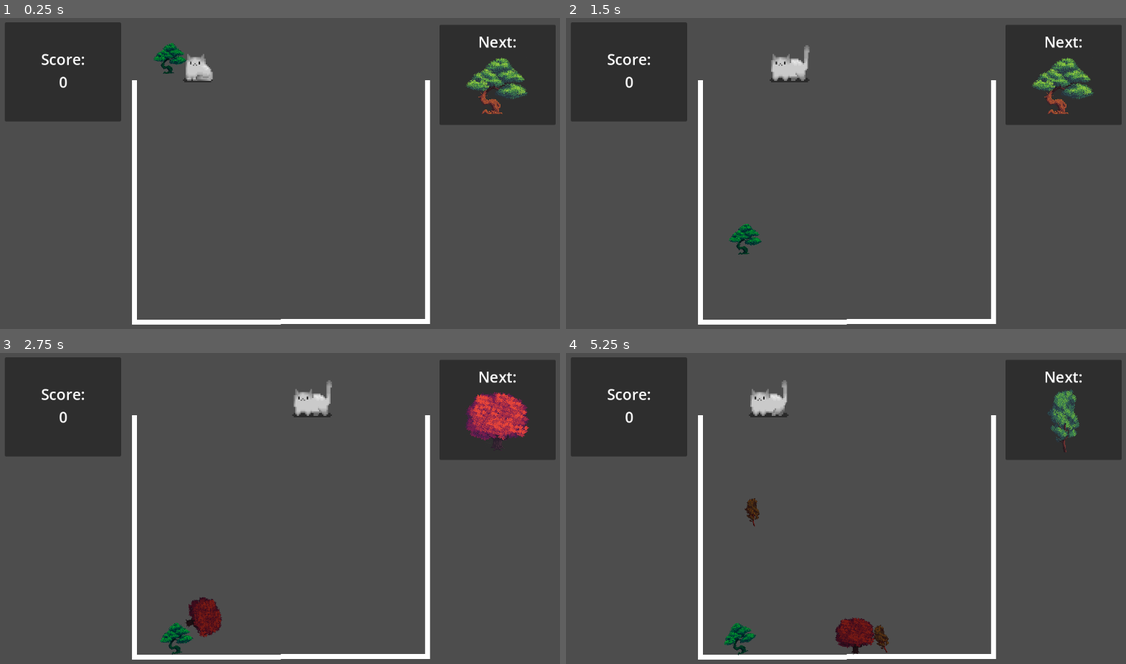
Above: before the commit, frames 1-4 (two rows, left to right).
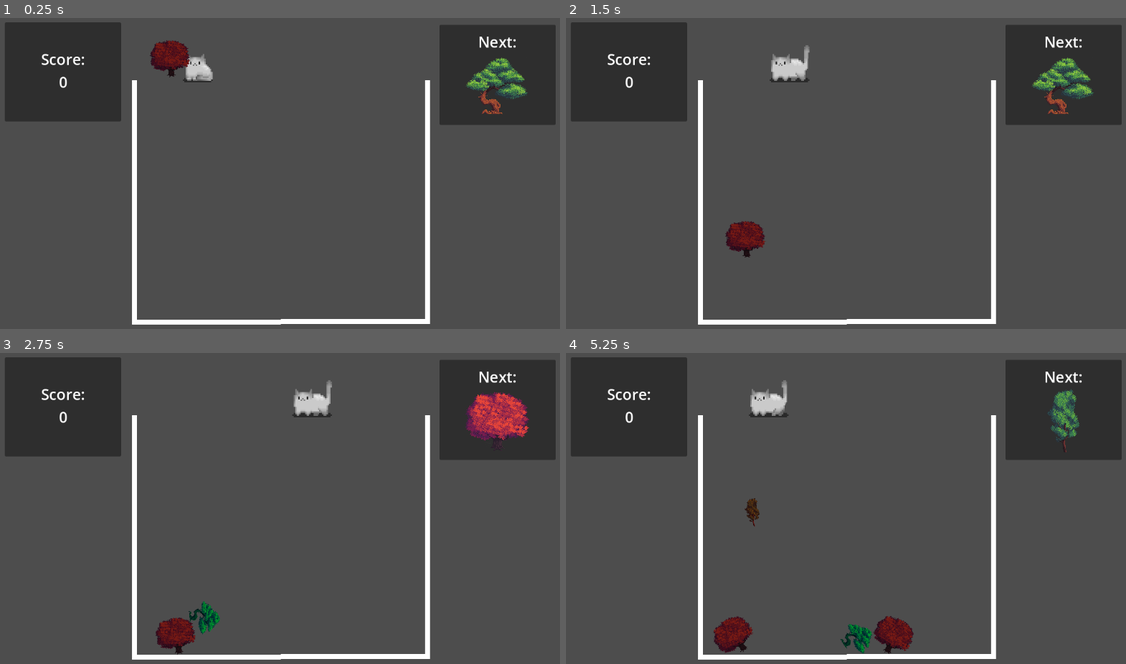
Above: after the commit, the same moments.

Repository: emilykrohn/TreeikaGame
Game: Godot game, scene res://Scenes/Game/main.tscn
Two runs of this game, one before a commit and one after it. Both use one fixed random seed, a clock stepped at 60 frames per second and the inputs below.
Inputs:
- Up to frame 1 (0.25 s): no input
- Up to frame 2 (1.5 s): hold Right (ui_right) 0.53-1.28 s; tap Space (ui_select) at 0.6, 0.77, 1.07, 1.35 s; hold Left (ui_left) from 1.28 s (still down)
- Up to frame 3 (2.75 s): tap Space (ui_select) at 1.52, 1.82, 2.1 s; release Left (ui_left) at 2.03 s; hold Right (ui_right) from 2.03 s (still down)
- Up to frame 4 (5.25 s): tap Space (ui_select) at 2.85, 3.02, 3.32, 3.6, 3.77, 4.07, 4.35, 4.52, 4.82, 5.1 s; release Right (ui_right) at 3.53 s; hold Left (ui_left) from 3.53 s (still down)

The runs differ from the first frame. In frame 1, 0.6% of the frame differs, in the area x 26-34%, y 7-20%; in frame 2, 0.6%; in frame 3, 1.1%; in frame 4, 1.8%, in the area x 26-63%, y 84-98%.

Commit message:
Image shows next tree instead of current

Diff:
--- a/Scripts/drop.gd
+++ b/Scripts/drop.gd
@@ -6,43 +6,52 @@
 var has_dropped := true
 var can_change_tree := false
 var is_tree := false
-var tree
+var current_tree = trees[randi() % trees.size()].instantiate()
+var next_tree
 
 func spawn_tree():
 	if has_dropped:
-		tree = trees[randi() % trees.size()].instantiate()
-		if tree.name == "Tree1":
-			tree.add_to_group("tree1")
+		next_tree = trees[randi() % trees.size()].instantiate()
+
+		if current_tree.name == "Tree1":
+			current_tree.add_to_group("tree1")
+		elif current_tree.name == "Tree2":
+			current_tree.add_to_group("tree2")
+		elif current_tree.name == "Tree3":
+			current_tree.add_to_group("tree3")
+		elif current_tree.name == "Tree4":
+			current_tree.add_to_group("tree4")
+
+		if next_tree.name == "Tree1":
 			$"../../../../ui/Panel2/VBoxContainer/BoxContainer/TextureRect".texture = load("res://Art/Tree1.png")
-		elif tree.name == "Tree2":
-			tree.add_to_group("tree2")
+		elif next_tree.name == "Tree2":
 			$"../../../../ui/Panel2/VBoxContainer/BoxContainer/TextureRect".texture = load("res://Art/Tree2.png")
-		elif tree.name == "Tree3":
-			tree.add_to_group("tree3")
+		elif next_tree.name == "Tree3":
 			$"../../../../ui/Panel2/VBoxContainer/BoxContainer/TextureRect".texture = load("res://Art/Tree3.png")
-		elif tree.name == "Tree4":
-			tree.add_to_group("tree4")
+		elif next_tree.name == "Tree4":
 			$"../../../../ui/Panel2/VBoxContainer/BoxContainer/TextureRect".texture = load("res://Art/Tree4.png")
-		tree.freeze = true
-		tree.lock_rotation = true
-		tree.global_position = $"../drop_point".global_position
-		tree.collision_layer = 2
-		$"../../../../".add_child(tree)
+
+		current_tree.freeze = true
+		current_tree.lock_rotation = true
+		current_tree.global_position = $"../drop_point".global_position
+		current_tree.collision_layer = 2
+		$"../../../../".add_child(current_tree)
 		has_dropped = false
 		is_tree = true
 
 func move_tree():
 	if is_tree:
-		tree.global_position = $"../drop_point".global_position
+		current_tree.global_position = $"../drop_point".global_position
 
 func drop_tree():
 	if is_tree:
-		tree.collision_layer = 1
-		tree.freeze = false
-		tree.lock_rotation = false
+		current_tree.collision_layer = 1
+		current_tree.freeze = false
+		current_tree.lock_rotation = false
 		can_change_tree = false
 		has_dropped = true
 		is_tree = false
+		current_tree = next_tree
 
 func _on_timer_2_timeout():
 	can_change_tree = true
